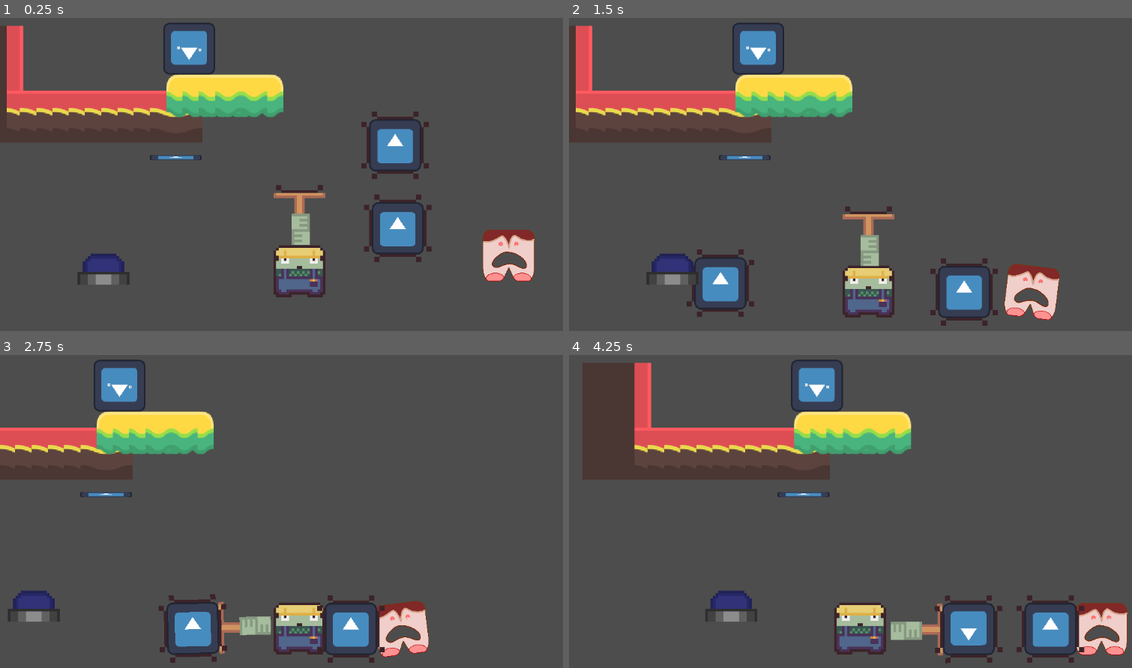
Above: before the commit, frames 1-4 (two rows, left to right).
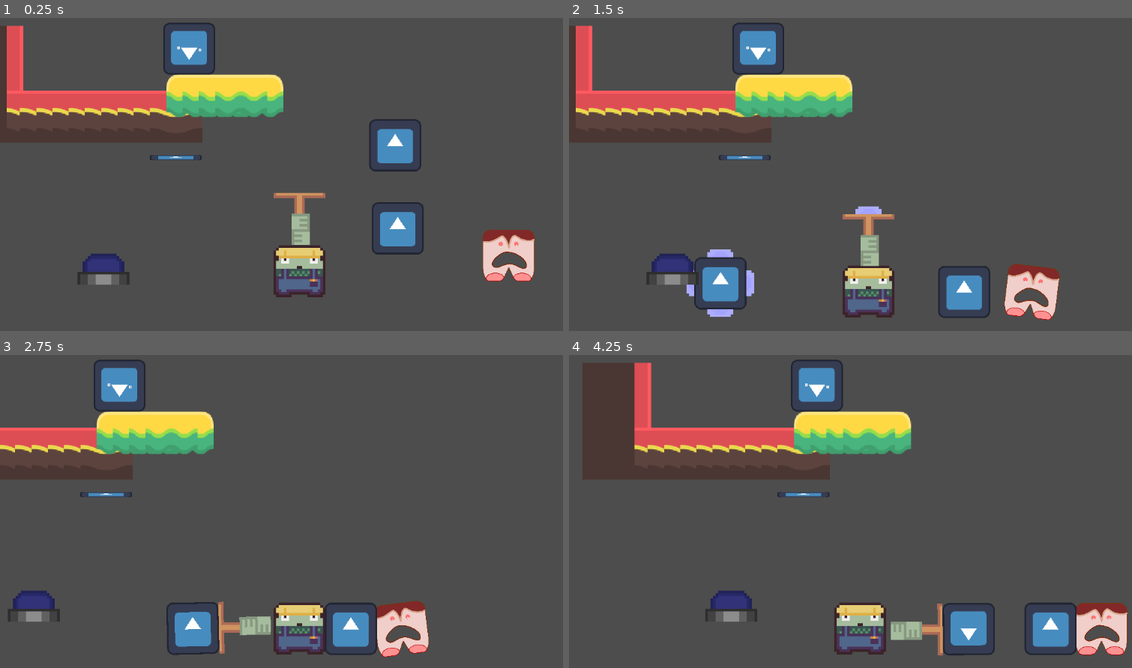
Above: after the commit, the same moments.

Repository: jkkivenko/james-gam-249
Game: Godot game, scene res://Scenes/game.tscn
Two runs of this game, one before a commit and one after it. Both use one fixed random seed, a clock stepped at 60 frames per second and the inputs below. This scene is started directly instead of the project's main scene. The engine's default icon, where the game draws it, is replaced by a stand-in: a white triangle on a blue panel in a dark square.
Inputs (mouse positions are in pixels of both pictures, inside the frame that each line leads up to):
- Up to frame 1 (0.25 s): no input
- Up to frame 2 (1.5 s): drag from (968, 277) to (670, 268) at 0.52 s; drag from (715, 280) to (839, 230) at 1.27 s
- Up to frame 3 (2.75 s): move the mouse to (394, 630) at 2.02 s; hold D (Move Right) from 2.03 s (still down); hold Left (Swing Counterclockwise) from 2.03 s (still down); click (394, 630) at 2.17 s
- Up to frame 4 (4.25 s): release D (Move Right) at 2.75 s; release Left (Swing Counterclockwise) at 2.75 s; drag from (839, 567) to (687, 452) at 2.77 s; tap Enter at 3.5 s; move the mouse to (1047, 552) at 3.52 s; hold A (Move Left) from 3.53 s (still down); hold Right (Swing Clockwise) from 3.53 s (still down); click (1047, 552) at 3.67 s

The runs differ from the first frame. In frame 1, 0.7% of the frame differs, in the area x 49-77%, y 29-78%; in frame 2, 1.0%, in the area x 20-77%, y 60-99%; in frame 3, 0.6%; in frame 4, 0.7%.

Commit message:
Make attachment points only visible when you're holding a thing

Diff:
--- a/Scenes/attachment_point.tscn
+++ b/Scenes/attachment_point.tscn
@@ -7,6 +7,7 @@
 script = ExtResource("1_5g6it")
 
 [node name="Indicator" type="Sprite2D" parent="."]
+visible = false
 position = Vector2(0, -50)
 scale = Vector2(5, 5)
 texture = ExtResource("2_5g6it")
--- a/Scenes/game.tscn
+++ b/Scenes/game.tscn
@@ -6,13 +6,14 @@
 [ext_resource type="PackedScene" uid="uid://bxdeq1ivh4mi3" path="res://Scenes/gügly_eyes.tscn" id="4_3dryh"]
 [ext_resource type="Texture2D" uid="uid://di8a0j646lffh" path="res://art/enemy_1.png" id="4_h4fw4"]
 [ext_resource type="TileSet" uid="uid://dumlhgw7hloka" path="res://Resources/grass_tile_set.tres" id="5_v158k"]
-[ext_resource type="PackedScene" uid="uid://buas4iqytj32k" path="res://Scenes/button_press.tscn" id="5_wowpa"]
-[ext_resource type="Script" uid="uid://bjbbotk4r002l" path="res://Scripts/button.gd" id="6_i6g32"]
+[ext_resource type="PackedScene" uid="uid://buas4iqytj32k" path="res://Scenes/button.tscn" id="5_wowpa"]
+[ext_resource type="Script" path="res://Scripts/button.gd" id="6_i6g32"]
 [ext_resource type="PackedScene" uid="uid://bdc44ouqrma4l" path="res://Scenes/sliding_door.tscn" id="7_1l0tm"]
-[ext_resource type="PackedScene" uid="uid://1i5apjkfmswe" path="res://Scenes/camera.tscn" id="10_ldgsr"]
+[ext_resource type="PackedScene" path="res://Scenes/camera.tscn" id="10_ldgsr"]
 [ext_resource type="PackedScene" uid="uid://cttfjhq6eot7b" path="res://Scenes/exit.tscn" id="11_o5yvi"]
 [ext_resource type="PackedScene" uid="uid://bwmfqse5rocjw" path="res://Scenes/physics_entity.tscn" id="12_rfjv2"]
 [ext_resource type="PackedScene" uid="uid://dafcgwkvmg08y" path="res://Scenes/block.tscn" id="13_1phco"]
+
 
 [sub_resource type="RectangleShape2D" id="RectangleShape2D_e2o6t"]
 size = Vector2(1234, 191)
--- a/Scripts/held_entity.gd
+++ b/Scripts/held_entity.gd
@@ -35,6 +35,8 @@
 	add_sibling(physics_entity)
 	physics_entity.transform = transform
 	var component = get_child(0)
+	for attachment_point in component.get_attachment_points():
+		attachment_point.get_node("Indicator").visible = false
 	remove_child(component)
 	physics_entity.add_child(component)
 	physics_entity.component = component
--- a/Scripts/physics_entity.gd
+++ b/Scripts/physics_entity.gd
@@ -29,6 +29,8 @@
 			push_error("Tried to attach a component that isn't a HammerComponent!")
 
 func create_held_entity():
+	for attachment_point in component.get_attachment_points():
+		attachment_point.get_node("Indicator").visible = true
 	var held_entity : HeldEntity = held_entity_scene.instantiate()
 	add_sibling(held_entity)
 	held_entity.transform = transform
--- a/Scripts/weapon_pivot.gd
+++ b/Scripts/weapon_pivot.gd
@@ -45,6 +45,16 @@
 		for disconnected_component in get_disconnected_components():
 			print("THERE IS A DISCONNECTED COMPONENT!!!!!!!!!!!!!!!!!!!")
 			disconnect_component(disconnected_component, false)
+	if GameManager.is_holding_a_component:
+		for component in get_all_components():
+			for attachment_point in component.get_attachment_points():
+				if not attachment_point.attached_point:
+					attachment_point.get_node("Indicator").visible = true
+	else:
+		for component in get_all_components():
+			for attachment_point in component.get_attachment_points():
+				attachment_point.get_node("Indicator").visible = false
+
 
 func disconnect_component(component : HammerComponent, should_create_held_object : bool = true):
 	# First we create the held entity that will float around the player's mouse
@@ -60,6 +70,7 @@
 		entity.target_rotation = (PI / 2.0) * roundf(entity.global_rotation / (PI / 2.0))
 	# Make sure to disconnect all attached points
 	for attachment_point in component.get_attachment_points():
+		attachment_point.get_node("Indicator").visible = true
 		if attachment_point.attached_point:
 			attachment_point.attached_point.attached_point = null
 			attachment_point.attached_point = null
@@ -138,7 +149,7 @@
 		collision_test_area.remove_child(component)
 		collision_test_area.queue_free()
 		if is_colliding:
-			# As it was, not it is again
+			# As it was, now it is again
 			old_parent.add_child(component)
 			component.rotation = 0
 			component.position = Vector2.ZERO
@@ -150,6 +161,8 @@
 		# Have to recalculate these because the hammer might have moved during the await step
 		# This does technically mean that the player could subvert the collision detection if they're swinging the hammer REALLY HARD
 		# But like, whatever
+		for attachment_point in component.get_attachment_points():
+			attachment_point.get_node("Indicator").visible = false
 		component_rotation = global_rotation - closest_attachment_point_other.rotation + closest_attachment_point_self.rotation + PI + closest_attachment_point_self.get_parent().rotation
 		position_offset = (-closest_attachment_point_other.position).rotated(component_rotation)
 		component_position = closest_attachment_point_self.global_position + position_offset
Binary file changed: art/attachmentpoint.png
